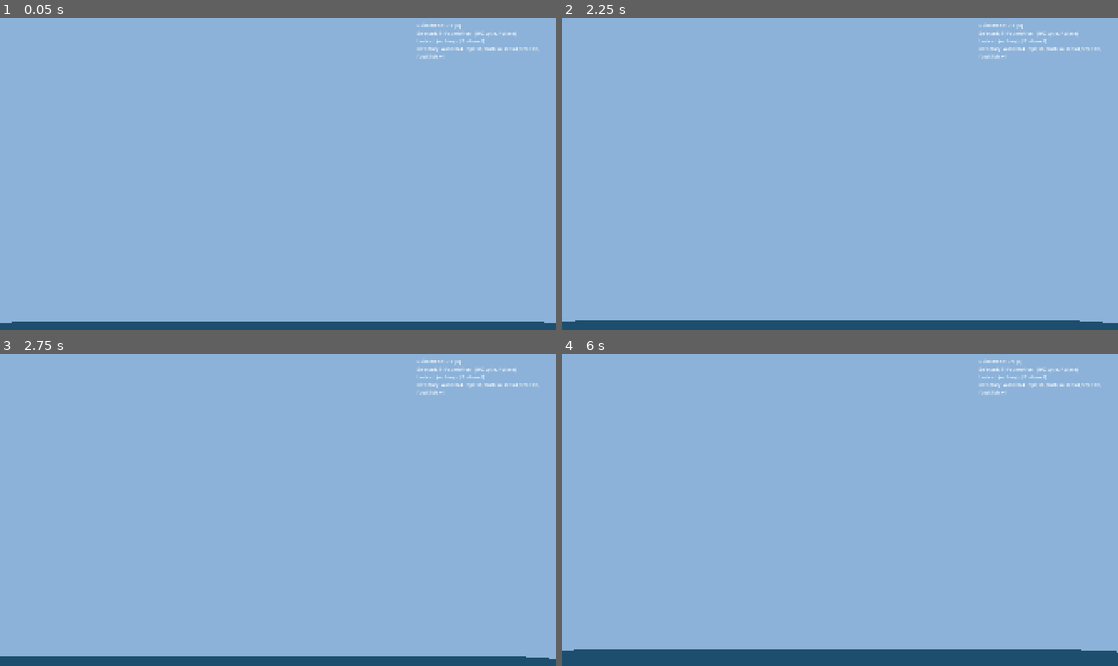
Above: before the commit, frames 1-4 (two rows, left to right).
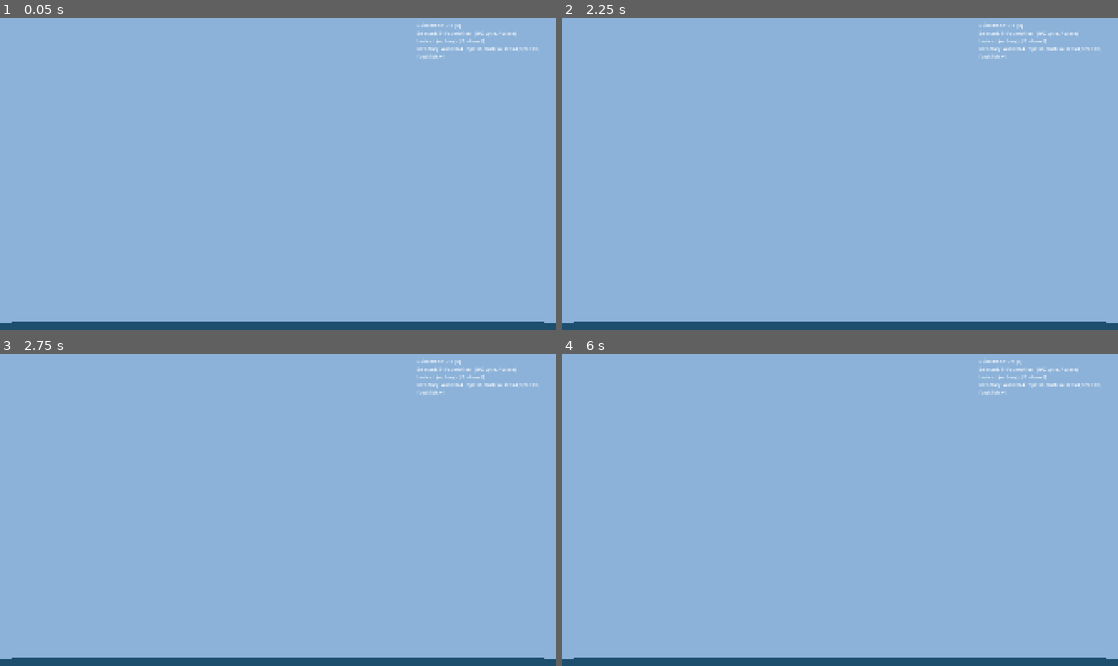
Above: after the commit, the same moments.

Repository: Garoro0920/sunken-atoll
Game: Godot game, scene res://scenes/levels/stranding/stranding_demo.tscn
Two runs of this game, one before a commit and one after it. Both use one fixed random seed, a clock stepped at 60 frames per second and the inputs below.
Inputs:
- Up to frame 1 (0.05 s): no input
- Up to frame 2 (2.25 s): tap Enter (ui_accept) at 0.5, 0.77, 1.25, 1.52, 2 s; hold D (move_right) 0.53-1.28 s; tap Q (build_next) at 0.6 s; hold Shift (dive_down) 1.28-2.03 s; tap F (build_place) at 1.35 s; hold D (move_right) from 2.03 s (still down); tap Z (build_prev) at 2.1 s
- Up to frame 3 (2.75 s): keep holding D (move_right)
- Up to frame 4 (6 s): tap Enter (ui_accept) at 2.75, 3.02, 3.5, 3.77, 4.25, 4.52 s; release D (move_right) at 2.78 s; hold Space (dive_up) 2.78-3.53 s; tap B (build_toggle) at 2.85 s; hold A (move_left) 3.53-5.03 s; tap E (interact) at 3.6 s; tap 1 at 4.35 s; hold Shift (dive_down) 5.03-5.78 s; tap 2 at 5.1 s; hold D (move_right) from 5.78 s (still down); tap 3 at 5.85 s

Frame 1 is identical in both runs. In frame 2, 0.4% of the frame differs, in the area x 0-98%, y 96-98%; in frame 3, 0.4%; in frame 4, 2.7%, in the area x 0-100%, y 94-98%.

Commit message:
fix(demo): add level-parented diagnostic camera + clear shadowing warning
- stranding_demo.tscn: add DemoCamera (current=true) attached directly
  to the level so rendering does not depend on the player's camera
  configuration. Override player Camera3D to current=false. If the demo
  camera renders the scene, the issue is isolated to the player camera
  setup; if not, the problem is deeper (renderer / materials / world env).
- floating_node.gd: rename local `var transform` (in _integrate_forces)
  to `body_transform` to clear SHADOWED_VARIABLE_BASE_CLASS warning.
  Function logic unchanged.

Co-Authored-By: Claude Opus 4.7 (1M context) <noreply@anthropic.com>

Diff:
--- a/scenes/levels/stranding/stranding_demo.tscn
+++ b/scenes/levels/stranding/stranding_demo.tscn
@@ -92,6 +92,27 @@
 [node name="Player" parent="." instance=ExtResource("2_player")]
 transform = Transform3D(1, 0, 0, 0, 1, 0, 0, 0, 1, 0, 1.0, 0)
 
+[node name="Camera3D" parent="Player"]
+; Disabled in favor of DemoCamera (level-parented, fixed world position)
+; while we diagnose why nothing rendered besides sky-blue. The player
+; camera will be re-enabled (or replaced with a CameraRig) once the
+; baseline rendering is confirmed working.
+current = false
+
+[node name="DemoCamera" type="Camera3D" parent="."]
+; Diagnostic camera attached directly to the level (not the player).
+; If this renders the scene but the player camera does not, the issue
+; is with the player's camera configuration rather than the renderer
+; or scene contents. Position chosen to look at player + island center.
+; basis: 30 deg downward pitch (same as player camera).
+; origin (0, 6, 7) — same world position the player camera was at
+;   (player at (0,1,0) + camera local (0,5,7)).
+transform = Transform3D(1, 0, 0, 0, 0.866025, -0.5, 0, 0.5, 0.866025, 0, 6.0, 7.0)
+current = true
+fov = 70.0
+near = 0.1
+far = 500.0
+
 [node name="StructuralIntegrity" type="Node" parent="."]
 script = ExtResource("4_integrity")
 
--- a/src/gameplay/building/floating_node.gd
+++ b/src/gameplay/building/floating_node.gd
@@ -43,7 +43,9 @@
 func _integrate_forces(state: PhysicsDirectBodyState3D) -> void:
 	if _water_field == null:
 		return
-	var transform := state.transform
+	# Renamed from `transform` to avoid shadowing Node3D.transform
+	# (SHADOWED_VARIABLE_BASE_CLASS warning at parse time).
+	var body_transform := state.transform
 	var total_force := Vector3.ZERO
 	var total_torque := Vector3.ZERO
 
@@ -57,7 +59,7 @@
 			var local := Vector3(
 				-sample_extents.x + float(i) * step_x, 0.0, -sample_extents.z + float(j) * step_z
 			)
-			var world_pos: Vector3 = transform * local
+			var world_pos: Vector3 = body_transform * local
 			var water_y: float = _water_field.call("get_water_height", world_pos)
 			var depth: float = water_y - world_pos.y
 			if depth <= 0.0:
@@ -69,7 +71,7 @@
 			var force_mag: float = GRAVITY * per_sample_volume * 1000.0 * submerged_fraction
 			var sample_force := Vector3.UP * force_mag
 			total_force += sample_force
-			total_torque += (world_pos - transform.origin).cross(sample_force)
+			total_torque += (world_pos - body_transform.origin).cross(sample_force)
 
 	state.apply_central_force(total_force)
 	state.apply_torque(total_torque)
